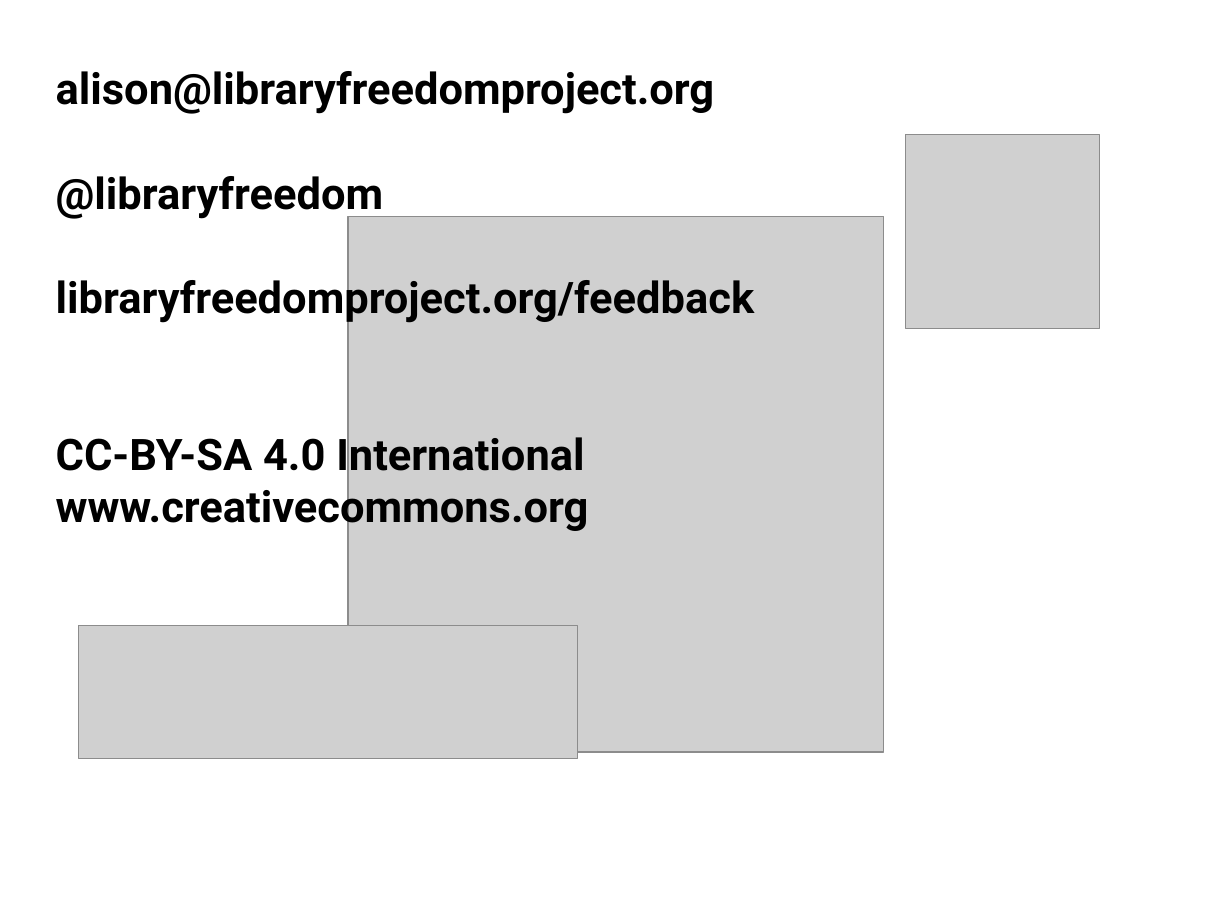
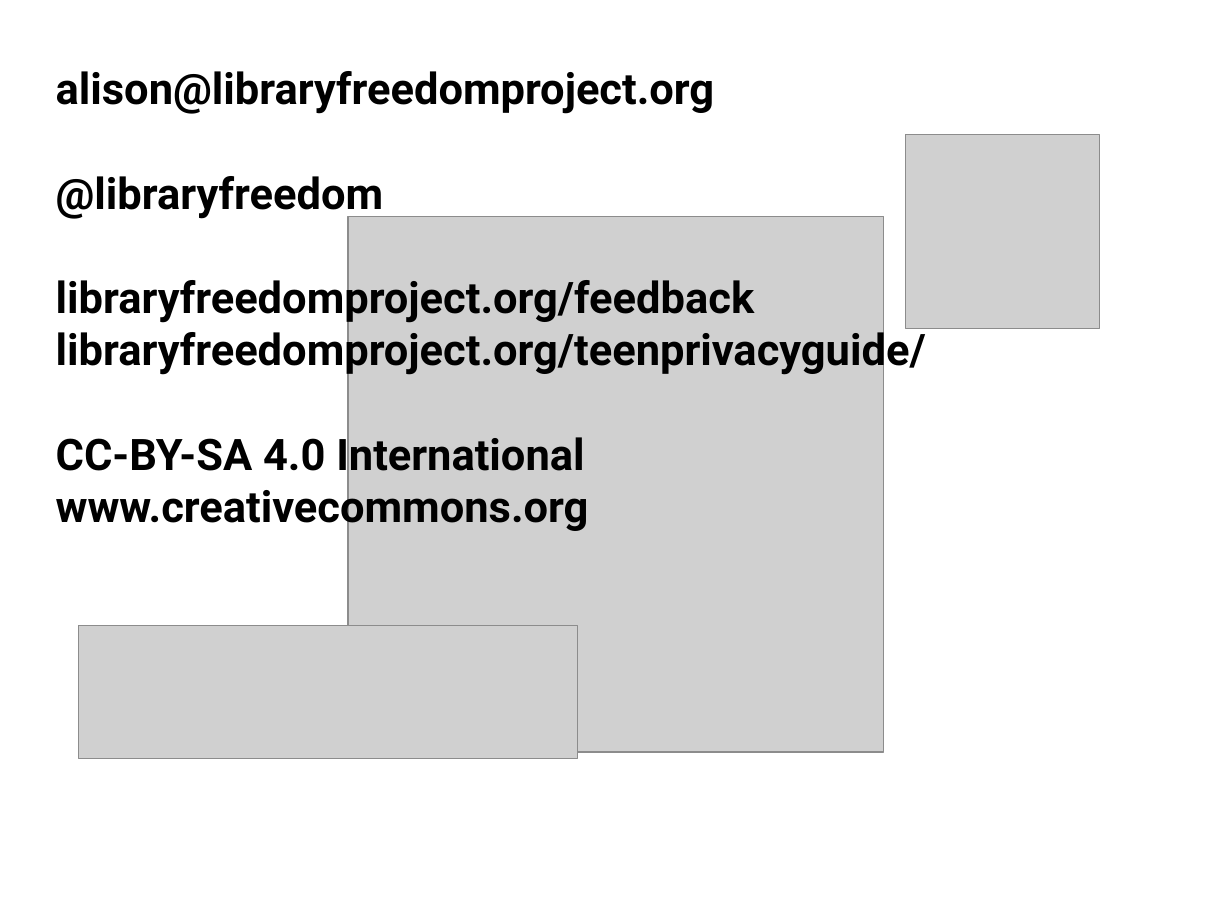
Before and after one commit to LibraryFreedom/training-materials, a slide deck: slide 19 of teen privacy toolkit.odp (slide 18 before the commit). Drawn at 1232x924 pixels with LibreOffice and Linux fonts; fonts in the diff are those of the drawing; grey boxes stand for pictures; background and template pictures are left out. Boxes give left, top, right and bottom in pixels: in the first picture for what was removed or moved away, otherwise in the second. Text is boxed around its words. In the diff, an @@ line names an element or a change of style, - is before the commit and + after.

```diff
--- a/teen privacy toolkit.odp
+++ b/teen privacy toolkit.odp
@@ text at (56, 325, 926, 376): paragraph added @@
+libraryfreedomproject.org/teenprivacyguide/
```
Also in this commit, not shown: 6 other slides changed, 2 slides added, 1 slide removed, 1 other file.
